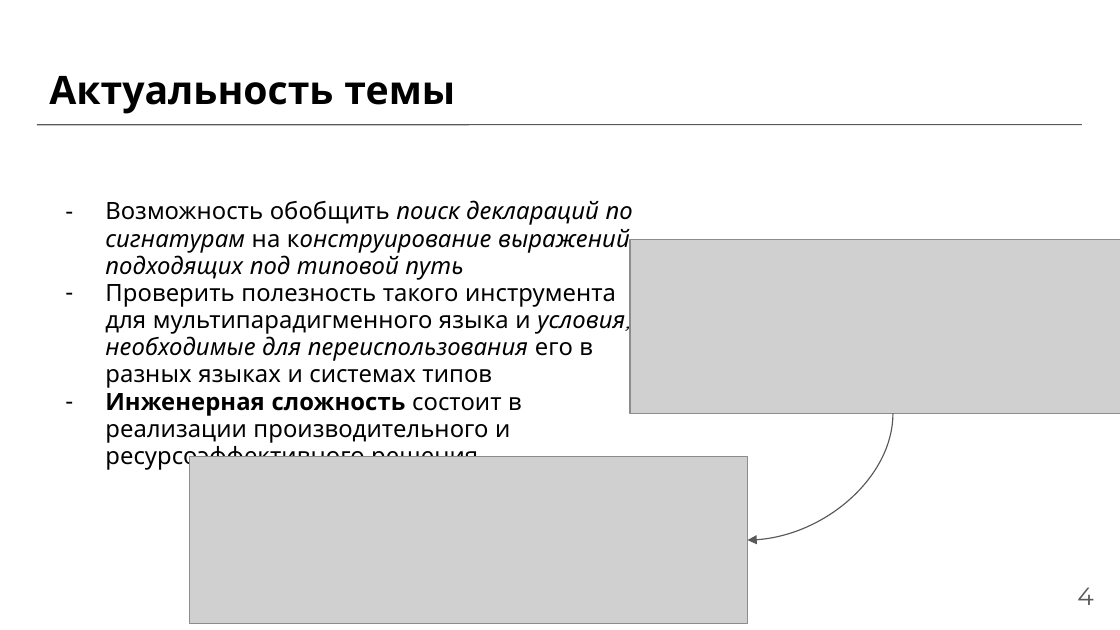
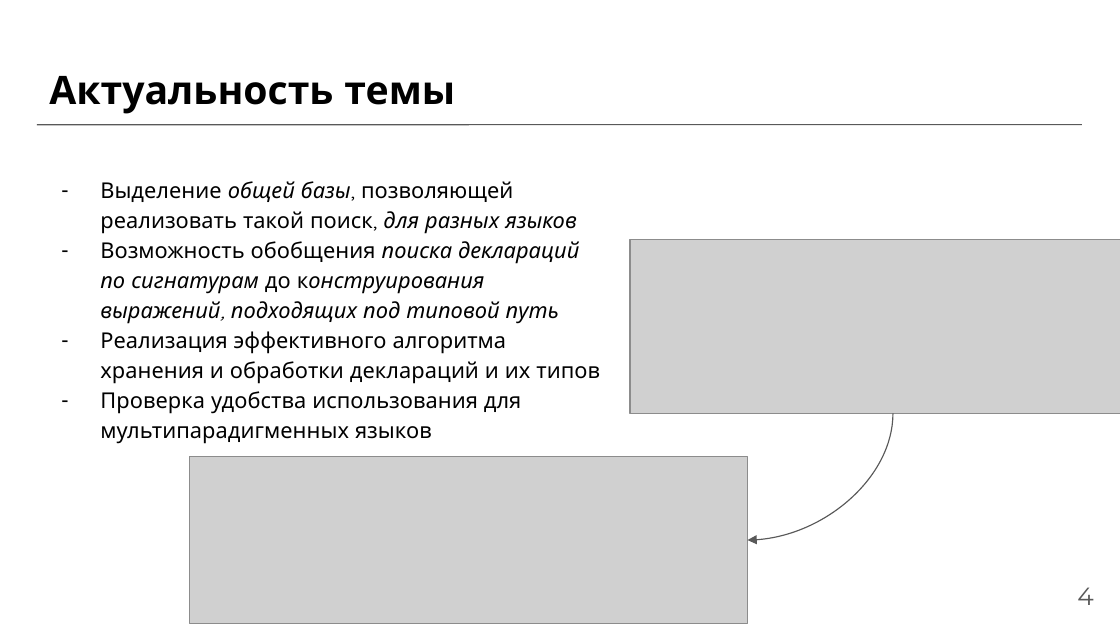
Before and after one commit to DendyGrobovshik/bachelor-thesis, a slide deck: slide 4 of presentation.pptx. Drawn at 1120x630 pixels with LibreOffice and Linux fonts; fonts in the diff are those of the drawing; grey boxes stand for pictures; background and template pictures are left out. Boxes give left, top, right and bottom in pixels: in the first picture for what was removed or moved away, otherwise in the second. Text is boxed around its words. In the diff, an @@ line names an element or a change of style, - is before the commit and + after.

Commit message:
Update presentation

```diff
--- a/presentation.pptx
+++ b/presentation.pptx
@@ text added at [100, 181, 600, 444], 14 pt, text #000000 @@
+– Выделение общей базы, позволяющей реализовать такой поиск, для разных языков
+– Возможность обобщения поиска деклараций по сигнатурам до конструирования выражений, подходящих под типовой путь
+– Реализация эффективного алгоритма хранения и обработки деклараций и их типов
+– Проверка удобства использования для мультипарадигменных языков
@@ text removed at [105, 200, 633, 470] @@
-– Возможность обобщить поиск деклараций по сигнатурам на конструирование выражений, подходящих под типовой путь
-– Проверить полезность такого инструмента для мультипарадигменного языка и условия, необходимые для переиспользования его в разных языках и системах типов
-– Инженерная сложность состоит в реализации производительного и ресурсоэффективного решения
```
Also in this commit, not shown: 4 other slides changed, 5 slides added, 3 slides removed.
